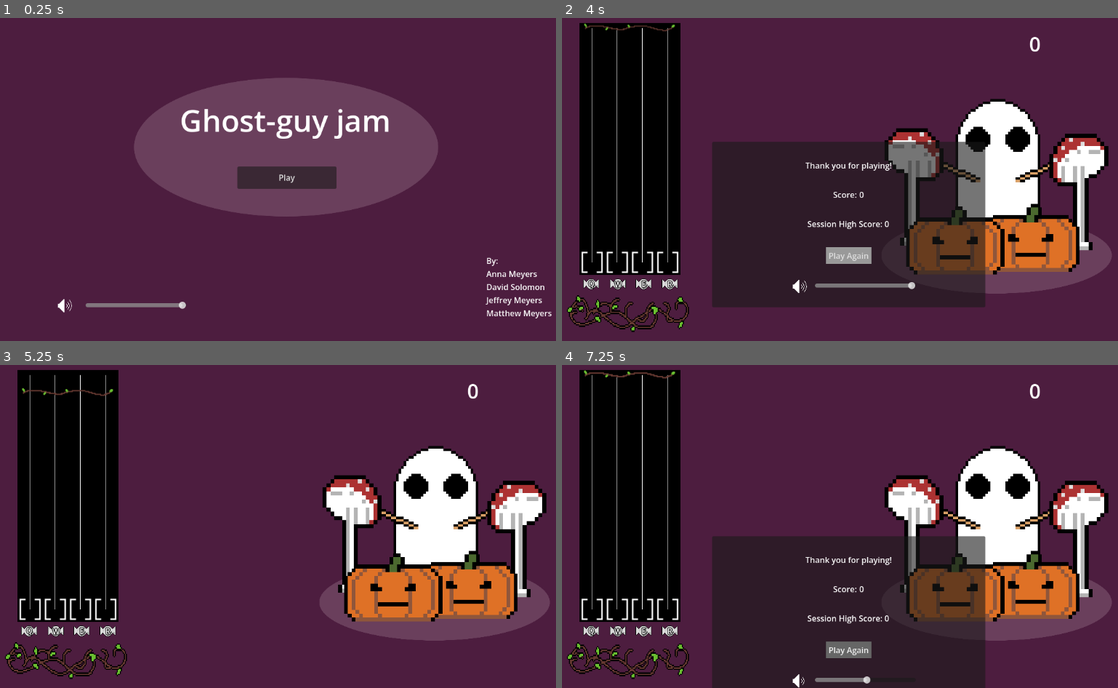
Above: before the commit, frames 1-4 (two rows, left to right).
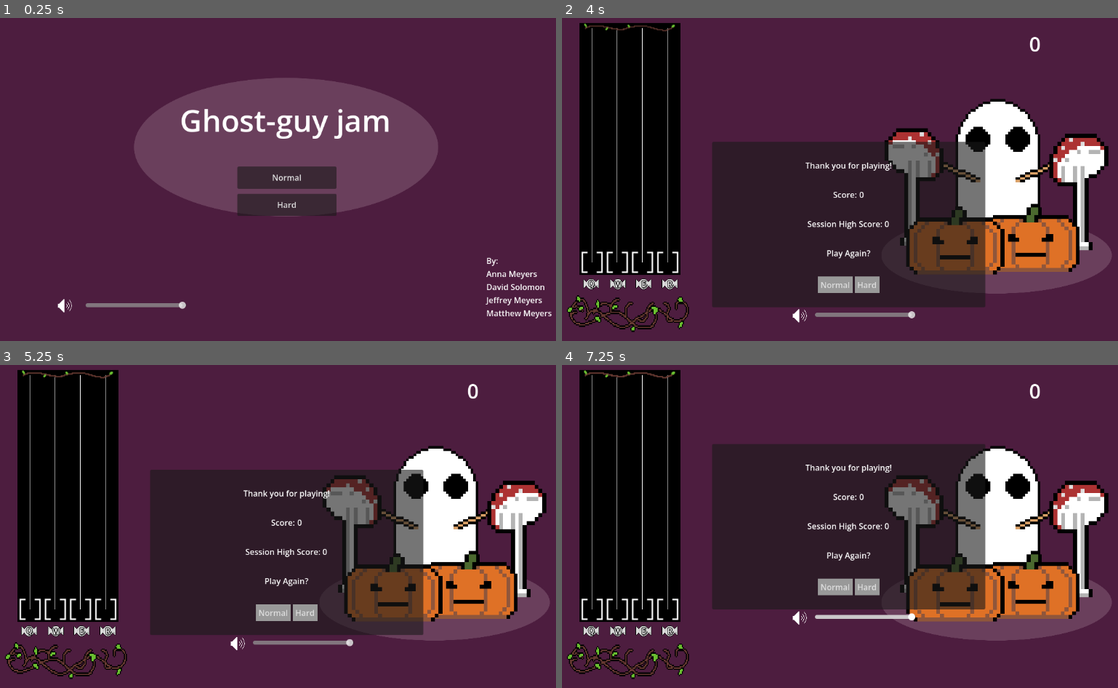
Above: after the commit, the same moments.

Repository: DarthObsidian/Jam
Game: Godot game, scene res://scenes/menu.tscn
The game is run twice, just before and just after one commit, with the same random seed, the same clock (stepped at 60 frames per second) and the same inputs. Sound files missing from this copy of the repository are replaced by a short silence.
Inputs (mouse positions are in pixels of both pictures, inside the frame that each line leads up to):
- Up to frame 1 (0.25 s): no input
- Up to frame 2 (4 s): click "Play" (after the commit: "Hard") at 0.5 s; hold E (mid-right) 1.28-2.03 s; hold Q (left) 2.03-2.78 s; tap Enter at 2.75 s; hold E (mid-right) from 2.78 s (still down)
- Up to frame 3 (5.25 s): release E (mid-right) at 4.25 s; click (305, 597) at 4.25 s, where only the run after the commit has a clickable "Hard"; click "Play Again" (after the commit: "Normal") at 5 s
- Up to frame 4 (7.25 s): click "Play Again" (after the commit: "Normal") at 5.75 s; click "Play Again" (after the commit: "Normal") at 6.5 s

The runs differ from the first frame. In frame 1, 1.3% of the frame differs, in the area x 42-61%, y 48-62%; in frame 2, 1.4%; in frame 3, 24%; in frame 4, 26%, in the area x 27-77%, y 24-100%.

Commit message:
HARD MODE
new hard mode option

Diff:
--- /dev/null
+++ b/SongData/song_cozy_hard.json
@@ -0,0 +1,567 @@
+{
+	"song": "Cozy_Fall_Jam",
+	"bpm": 94,
+	"offset": 0.0,
+	"notes": [
+		{
+			"beat": 16.5,
+			"lane": 0
+		},
+		{
+			"beat": 16.75,
+			"lane": 1
+		},
+		{
+			"beat": 17,
+			"lane": 2
+		},
+		{
+			"beat": 17.5,
+			"lane": 0
+		},
+		{
+			"beat": 17.9,
+			"lane": 2
+		},
+		{
+			"beat": 18,
+			"lane": 3
+		},
+		{
+			"beat": 18.5,
+			"lane": 2
+		},
+		{
+			"beat": 19.5,
+			"lane": 1
+		},
+		{
+			"beat": 20.5,
+			"lane": 0
+		},
+		{
+			"beat": 21,
+			"lane": 1
+		},
+		{
+			"beat": 21.25,
+			"lane": 2
+		},
+		{
+			"beat": 22,
+			"lane": 0
+		},
+		{
+			"beat": 27.5,
+			"lane": 0
+		},
+		{
+			"beat": 27.75,
+			"lane": 1
+		},
+		{
+			"beat": 28,
+			"lane": 2
+		},
+		{
+			"beat": 28.5,
+			"lane": 0
+		},
+		{
+			"beat": 28.9,
+			"lane": 1
+		},
+		{
+			"beat": 29,
+			"lane": 2
+		},
+		{
+			"beat": 29.5,
+			"lane": 2
+		},
+		{
+			"beat": 30.5,
+			"lane": 3
+		},
+		{
+			"beat": 31.5,
+			"lane": 2
+		},
+		{
+			"beat": 32,
+			"lane": 2
+		},
+		{
+			"beat": 39.5,
+			"lane": 0
+		},
+		{
+			"beat": 39.75,
+			"lane": 1
+		},
+		{
+			"beat": 40,
+			"lane": 2
+		},
+		{
+			"beat": 40.5,
+			"lane": 0
+		},
+		{
+			"beat": 41,
+			"lane": 2
+		},
+		{
+			"beat": 41.5,
+			"lane": 2
+		},
+		{
+			"beat": 42.5,
+			"lane": 0
+		},
+		{
+			"beat": 42.9,
+			"lane": 1
+		},
+		{
+			"beat": 43,
+			"lane": 2
+		},
+		{
+			"beat": 43.75,
+			"lane": 0
+		},
+		{
+			"beat": 44,
+			"lane": 3
+		},
+		{
+			"beat": 45,
+			"lane": 2
+		},
+		{
+			"beat": 45.5,
+			"lane": 1
+		},
+		{
+			"beat": 46.5,
+			"lane": 0
+		},
+		{
+			"beat": 46.9,
+			"lane": 1
+		},
+		{
+			"beat": 47,
+			"lane": 2
+		},
+		{
+			"beat": 48,
+			"lane": 2
+		},
+		{
+			"beat": 56.5,
+			"lane": 0
+		},
+		{
+			"beat": 56.75,
+			"lane": 1
+		},
+		{
+			"beat": 57,
+			"lane": 2
+		},
+		{
+			"beat": 57.5,
+			"lane": 0
+		},
+		{
+			"beat": 57.9,
+			"lane": 2
+		},
+		{
+			"beat": 58,
+			"lane": 3
+		},
+		{
+			"beat": 58.5,
+			"lane": 2
+		},
+		{
+			"beat": 59.5,
+			"lane": 1
+		},
+		{
+			"beat": 60.5,
+			"lane": 0
+		},
+		{
+			"beat": 60.9,
+			"lane": 1
+		},
+		{
+			"beat": 61,
+			"lane": 2
+		},
+		{
+			"beat": 62,
+			"lane": 0
+		},
+		{
+			"beat": 67.5,
+			"lane": 0
+		},
+		{
+			"beat": 67.75,
+			"lane": 1
+		},
+		{
+			"beat": 68,
+			"lane": 2
+		},
+		{
+			"beat": 68.5,
+			"lane": 0
+		},
+		{
+			"beat": 68.9,
+			"lane": 1
+		},
+		{
+			"beat": 69,
+			"lane": 2
+		},
+		{
+			"beat": 69.5,
+			"lane": 2
+		},
+		{
+			"beat": 70.5,
+			"lane": 1
+		},
+		{
+			"beat": 71.5,
+			"lane": 3
+		},
+		{
+			"beat": 72,
+			"lane": 3
+		},
+		{
+			"beat": 75.5,
+			"lane": 1
+		},
+		{
+			"beat": 75.75,
+			"lane": 2
+		},
+		{
+			"beat": 76,
+			"lane": 3
+		},
+		{
+			"beat": 76.5,
+			"lane": 2
+		},
+		{
+			"beat": 77,
+			"lane": 1
+		},
+		{
+			"beat": 77.5,
+			"lane": 0
+		},
+		{
+			"beat": 79.5,
+			"lane": 1
+		},
+		{
+			"beat": 79.75,
+			"lane": 2
+		},
+		{
+			"beat": 80,
+			"lane": 3
+		},
+		{
+			"beat": 80.5,
+			"lane": 2
+		},
+		{
+			"beat": 81,
+			"lane": 1
+		},
+		{
+			"beat": 81.5,
+			"lane": 0
+		},
+		{
+			"beat": 83,
+			"lane": 0
+		},
+		{
+			"beat": 84,
+			"lane": 1
+		},
+		{
+			"beat": 124,
+			"lane": 2
+		},
+		{
+			"beat": 124.5,
+			"lane": 1
+		},
+		{
+			"beat": 125,
+			"lane": 0
+		},
+		{
+			"beat": 125.5,
+			"lane": 1
+		},
+		{
+			"beat": 126.5,
+			"lane": 3
+		},
+		{
+			"beat": 127.5,
+			"lane": 2
+		},
+		{
+			"beat": 132,
+			"lane": 2
+		},
+		{
+			"beat": 132.5,
+			"lane": 1
+		},
+		{
+			"beat": 133,
+			"lane": 0
+		},
+		{
+			"beat": 133.5,
+			"lane": 1
+		},
+		{
+			"beat": 134.5,
+			"lane": 3
+		},
+		{
+			"beat": 135.5,
+			"lane": 2
+		},
+		{
+			"beat": 140,
+			"lane": 1
+		},
+		{
+			"beat": 140.5,
+			"lane": 0
+		},
+		{
+			"beat": 141,
+			"lane": 1
+		},
+		{
+			"beat": 141.5,
+			"lane": 2
+		},
+		{
+			"beat": 142.5,
+			"lane": 3
+		},
+		{
+			"beat": 143.5,
+			"lane": 1
+		},
+		{
+			"beat": 143.75,
+			"lane": 2
+		},
+		{
+			"beat": 144,
+			"lane": 3
+		},
+		{
+			"beat": 145,
+			"lane": 2
+		},
+		{
+			"beat": 146,
+			"lane": 1
+		},
+		{
+			"beat": 146.5,
+			"lane": 0
+		},
+		{
+			"beat": 148,
+			"lane": 2
+		},
+		{
+			"beat": 150,
+			"lane": 3
+		},
+		{
+			"beat": 152.5,
+			"lane": 0
+		},
+		{
+			"beat": 152.75,
+			"lane": 1
+		},
+		{
+			"beat": 153,
+			"lane": 2
+		},
+		{
+			"beat": 153.5,
+			"lane": 0
+		},
+		{
+			"beat": 153.9,
+			"lane": 2
+		},
+		{
+			"beat": 154,
+			"lane": 3
+		},
+		{
+			"beat": 154.5,
+			"lane": 2
+		},
+		{
+			"beat": 155.5,
+			"lane": 1
+		},
+		{
+			"beat": 156.5,
+			"lane": 0
+		},
+		{
+			"beat": 156.9,
+			"lane": 1
+		},
+		{
+			"beat": 157,
+			"lane": 2
+		},
+		{
+			"beat": 158,
+			"lane": 1
+		},
+		{
+			"beat": 163.5,
+			"lane": 0
+		},
+		{
+			"beat": 163.75,
+			"lane": 1
+		},
+		{
+			"beat": 164,
+			"lane": 2
+		},
+		{
+			"beat": 164.5,
+			"lane": 0
+		},
+		{
+			"beat": 164.9,
+			"lane": 1
+		},
+		{
+			"beat": 165,
+			"lane": 3
+		},
+		{
+			"beat": 165.5,
+			"lane": 2
+		},
+		{
+			"beat": 166.5,
+			"lane": 3
+		},
+		{
+			"beat": 167.5,
+			"lane": 1
+		},
+		{
+			"beat": 168,
+			"lane": 0
+		},
+		{
+			"beat": 175.5,
+			"lane": 0
+		},
+		{
+			"beat": 175.75,
+			"lane": 1
+		},
+		{
+			"beat": 176,
+			"lane": 2
+		},
+		{
+			"beat": 176.5,
+			"lane": 0
+		},
+		{
+			"beat": 176.9,
+			"lane": 2
+		},
+		{
+			"beat": 177,
+			"lane": 3
+		},
+		{
+			"beat": 177.5,
+			"lane": 2
+		},
+		{
+			"beat": 178.5,
+			"lane": 1
+		},
+		{
+			"beat": 178.875,
+			"lane": 0
+		},
+		{
+			"beat": 179,
+			"lane": 2
+		},
+		{
+			"beat": 179.875,
+			"lane": 1
+		},
+		{
+			"beat": 180,
+			"lane": 3
+		},
+		{
+			"beat": 181,
+			"lane": 2
+		},
+		{
+			"beat": 181.5,
+			"lane": 1
+		},
+		{
+			"beat": 182.5,
+			"lane": 0
+		},
+		{
+			"beat": 182.9,
+			"lane": 1
+		},
+		{
+			"beat": 183,
+			"lane": 2
+		},
+		{
+			"beat": 184,
+			"lane": 1
+		},
+	]
+}
--- a/project.godot
+++ b/project.godot
@@ -18,6 +18,7 @@
 [autoload]
 
 Signalbus="*res://scripts/signalbus.gd"
+GameState="*res://scripts/gamestate.gd"
 
 [editor]
 
--- a/scenes/game.tscn
+++ b/scenes/game.tscn
@@ -177,7 +177,8 @@
 
 [node name="Song" type="Node" parent="." node_paths=PackedStringArray("track", "music_player")]
 script = ExtResource("5_iywne")
-song_data_file = "res://SongData/song_cozy.json"
+normal_song_data = "res://SongData/song_cozy.json"
+hard_song_data = "res://SongData/song_cozy_hard.json"
 track = NodePath("../Track")
 music_player = NodePath("../Music")
 
@@ -197,7 +198,6 @@
 horizontal_alignment = 2
 
 [node name="GameOverPanel" type="Panel" parent="CanvasLayer"]
-visible = false
 anchors_preset = 8
 anchor_left = 0.5
 anchor_top = 0.5
@@ -249,16 +249,33 @@
 layout_mode = 2
 text = "1000"
 
+[node name="PlayAgain" type="HBoxContainer" parent="CanvasLayer/GameOverPanel/VBoxContainer"]
+layout_mode = 2
+alignment = 1
+
+[node name="HighScoreLabel" type="Label" parent="CanvasLayer/GameOverPanel/VBoxContainer/PlayAgain"]
+layout_mode = 2
+text = "Play Again?"
+
 [node name="HBoxContainer2" type="HBoxContainer" parent="CanvasLayer/GameOverPanel/VBoxContainer"]
 layout_mode = 2
 alignment = 1
 
-[node name="Replay" type="Button" parent="CanvasLayer/GameOverPanel/VBoxContainer/HBoxContainer2"]
+[node name="ReplayNormal" type="Button" parent="CanvasLayer/GameOverPanel/VBoxContainer/HBoxContainer2"]
 layout_mode = 2
 theme_override_styles/normal = SubResource("StyleBoxFlat_iywne")
 theme_override_styles/hover = SubResource("StyleBoxFlat_p57ef")
 theme_override_styles/focus = SubResource("StyleBoxFlat_u5sy4")
-text = "Play Again"
+text = "Normal
+"
+
+[node name="ReplayHard" type="Button" parent="CanvasLayer/GameOverPanel/VBoxContainer/HBoxContainer2"]
+layout_mode = 2
+theme_override_styles/normal = SubResource("StyleBoxFlat_iywne")
+theme_override_styles/hover = SubResource("StyleBoxFlat_p57ef")
+theme_override_styles/focus = SubResource("StyleBoxFlat_u5sy4")
+text = "Hard
+"
 
 [node name="HBoxContainer3" type="HBoxContainer" parent="CanvasLayer/GameOverPanel/VBoxContainer"]
 layout_mode = 2
@@ -285,5 +302,6 @@
 
 [connection signal="finished" from="Music" to="." method="_on_game_over"]
 [connection signal="finished" from="Metronome" to="." method="_metronome"]
-[connection signal="pressed" from="CanvasLayer/GameOverPanel/VBoxContainer/HBoxContainer2/Replay" to="." method="_on_restart_click"]
+[connection signal="pressed" from="CanvasLayer/GameOverPanel/VBoxContainer/HBoxContainer2/ReplayNormal" to="." method="_on_restart_click"]
+[connection signal="pressed" from="CanvasLayer/GameOverPanel/VBoxContainer/HBoxContainer2/ReplayHard" to="." method="_on_replay_hard_click"]
 [connection signal="value_changed" from="CanvasLayer/GameOverPanel/VBoxContainer/HBoxContainer3/volume" to="CanvasLayer/GameOverPanel/VBoxContainer/HBoxContainer3/volume" method="_on_value_changed"]
--- a/scenes/menu.tscn
+++ b/scenes/menu.tscn
@@ -61,7 +61,7 @@
 theme_override_font_sizes/font_size = 60
 text = "Ghost-guy jam"
 
-[node name="PlayButton" type="Button" parent="CanvasLayer/AspectRatioContainer/Background"]
+[node name="PlayNormal" type="Button" parent="CanvasLayer/AspectRatioContainer/Background"]
 layout_mode = 1
 anchors_preset = 8
 anchor_left = 0.5
@@ -74,10 +74,33 @@
 offset_bottom = 22.0
 grow_horizontal = 2
 grow_vertical = 2
-text = "Play"
+text = "Normal
+"
 script = ExtResource("2_vjb58")
+diffculty = 1
 
-[node name="click" type="AudioStreamPlayer" parent="CanvasLayer/AspectRatioContainer/Background/PlayButton"]
+[node name="click" type="AudioStreamPlayer" parent="CanvasLayer/AspectRatioContainer/Background/PlayNormal"]
+stream = ExtResource("3_v86rl")
+
+[node name="PlayHard" type="Button" parent="CanvasLayer/AspectRatioContainer/Background"]
+layout_mode = 1
+anchors_preset = 8
+anchor_left = 0.5
+anchor_top = 0.5
+anchor_right = 0.5
+anchor_bottom = 0.5
+offset_left = -98.5
+offset_top = 32.00052
+offset_right = 98.5
+offset_bottom = 76.00052
+grow_horizontal = 2
+grow_vertical = 2
+text = "Hard
+"
+script = ExtResource("2_vjb58")
+diffculty = 2
+
+[node name="click" type="AudioStreamPlayer" parent="CanvasLayer/AspectRatioContainer/Background/PlayHard"]
 stream = ExtResource("3_v86rl")
 
 [node name="Control" type="Control" parent="CanvasLayer/AspectRatioContainer/Background"]
@@ -135,6 +158,7 @@
 autoplay = true
 script = ExtResource("6_g3eks")
 
-[connection signal="pressed" from="CanvasLayer/AspectRatioContainer/Background/PlayButton" to="CanvasLayer/AspectRatioContainer/Background/PlayButton" method="_on_pressed"]
+[connection signal="pressed" from="CanvasLayer/AspectRatioContainer/Background/PlayNormal" to="CanvasLayer/AspectRatioContainer/Background/PlayNormal" method="_on_pressed"]
+[connection signal="pressed" from="CanvasLayer/AspectRatioContainer/Background/PlayHard" to="CanvasLayer/AspectRatioContainer/Background/PlayHard" method="_on_pressed"]
 [connection signal="value_changed" from="CanvasLayer/AspectRatioContainer/Background/Control/volume" to="CanvasLayer/AspectRatioContainer/Background/Control/volume" method="_on_value_changed"]
 [connection signal="finished" from="AudioStreamPlayer" to="AudioStreamPlayer" method="_on_first_loop_done"]
--- a/scenes/song_controller.tscn
+++ b/scenes/song_controller.tscn
@@ -4,3 +4,5 @@
 
 [node name="SongController" type="Node"]
 script = ExtResource("1_5qs6v")
+normal_song_data = "res://SongData/song_cozy.json"
+hard_song_data = "res://SongData/song_cozy_hard.json"
--- a/scripts/game.gd
+++ b/scripts/game.gd
@@ -81,6 +81,12 @@
 
 
 func _on_restart_click() -> void:
+	GameState.difficulty = Constants.Difficulty.Normal
+	$click.play()
+	_reset()
+
+func _on_replay_hard_click() -> void:
+	GameState.difficulty = Constants.Difficulty.Hard
 	$click.play()
 	_reset()
 
--- /dev/null
+++ b/scripts/gamestate.gd
@@ -0,0 +1,5 @@
+extends Node
+
+
+# Called when the node enters the scene tree for the first time.
+var difficulty : Constants.Difficulty = Constants.Difficulty.Normal
--- a/scripts/play_button.gd
+++ b/scripts/play_button.gd
@@ -1,6 +1,9 @@
 extends Button
+
+@export var diffculty : Constants.Difficulty
 
 func _on_pressed() -> void:
 	$click.play()
 	await $click.finished
+	GameState.difficulty = diffculty
 	get_tree().change_scene_to_file("res://scenes/game.tscn")
--- a/scripts/song_controller.gd
+++ b/scripts/song_controller.gd
@@ -3,6 +3,8 @@
 extends Node
 
 @export_file("*.json") var song_data_file: String
+@export_file("*.json") var normal_song_data: String
+@export_file("*.json") var hard_song_data: String
 @export var track: NoteTrack
 @export var music_player: AudioStreamPlayer
 
@@ -32,7 +34,6 @@
 func _ready() -> void:
 	pass
 
-
 func _process(_delta: float) -> void:
 	song_beat = music_player.get_playback_position() * (bpm/60)
 	spawn_notes(song_beat)
@@ -43,6 +44,12 @@
 
 
 func load_song() -> void:
+	match GameState.difficulty:
+		Constants.Difficulty.Normal:
+			song_data_file = normal_song_data
+		Constants.Difficulty.Hard:
+			song_data_file = hard_song_data
+
 	if song_data_file.is_empty():
 		push_error("SongController: No chart file assigned.")
 		return
Not shown: 2 places in scenes/menu.tscn that only renumber resources
Not shown, added: scripts/gamestate.gd.uid
